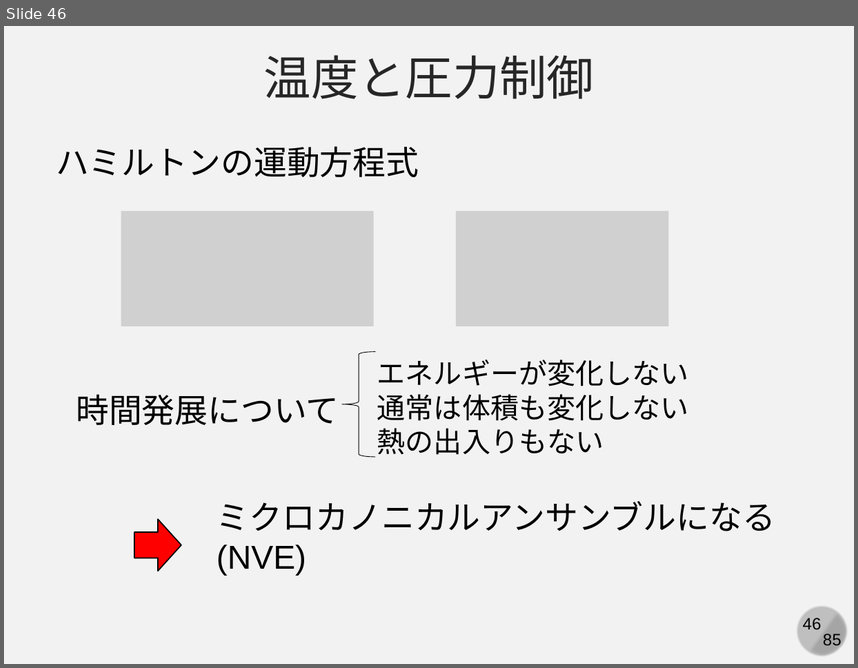
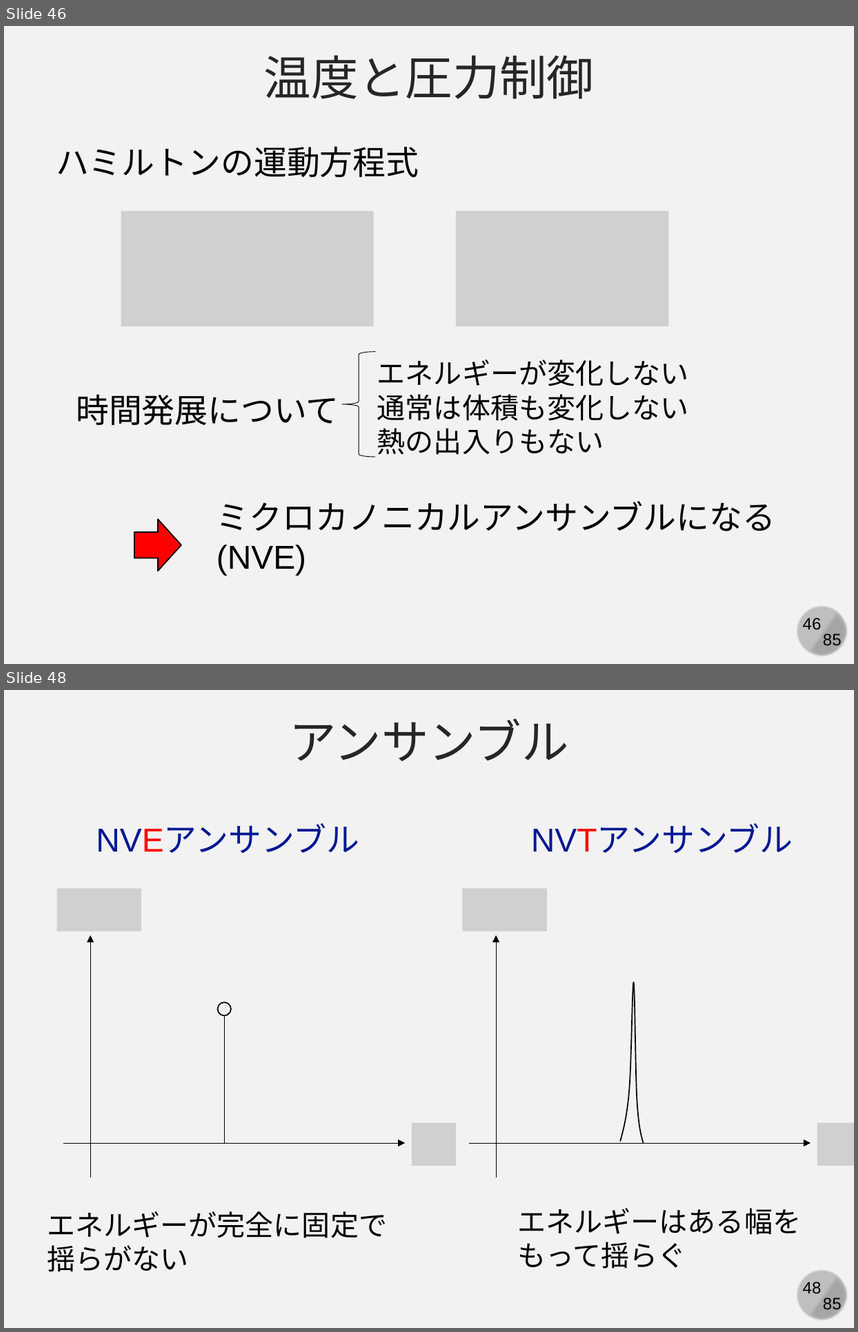
Before and after one commit to kaityo256/simulation_engineering, a slide deck: 06_md_observable/simulation06.pptx. Shown one above the other, each under a label of ours: slide 46 before the commit, slides 46 and 48 after it; the slides between them are not shown. The pictures are 858x668 and 858x1332 pixels, drawn with LibreOffice and Linux fonts; fonts in the diff are those of the drawing; grey boxes stand for pictures. Boxes give left, top, right and bottom in pixels: in the first picture for what was removed or moved away, otherwise in the second. Text is boxed around its words. In the diff, an @@ line names an element or a change of style, - is before the commit and + after.

```diff
--- a/06_md_observable/simulation06.pptx
+++ b/06_md_observable/simulation06.pptx
@@ slide 48 added at (4,690,854,1328), background #F2F2F2; not listed: 4 template elements that a slide beside it also shows @@
@@ text added at (289,718,569,761), 40 pt, text #262626 @@
+アンサンブル
@@ text added at (96,825,359,853), 28 pt, text #011893 @@
+NVEアンサンブル
@@ text added at (531,825,793,853), 28 pt, text #011893 @@
+NVTアンサンブル
@@ picture added at (56,888,141,931) @@
@@ picture added at (462,888,546,931) @@
@@ arrow added from (91, 1177) to (91, 935), #000000 0.5 pt @@
@@ arrow added from (496, 1177) to (496, 935), #000000 0.5 pt @@
@@ freeform shape added at (620,983,643,1143), outline #000000 1 pt @@
@@ ellipse added at (217,1002,231,1016), outline #000000 1 pt @@
@@ line added from (224, 1142) to (224, 1016), #000000 0.5 pt @@
@@ picture added at (412,1123,456,1165) @@
@@ picture added at (818,1123,854,1165) @@
@@ arrow added from (63, 1142) to (406, 1142), #000000 0.5 pt @@
@@ arrow added from (469, 1142) to (811, 1142), #000000 0.5 pt @@
@@ text added at (47,1211,387,1272), 24 pt, text #000000 @@
+エネルギーが完全に固定で
+揺らがない
@@ text added at (517,1208,801,1268), 24 pt, text #000000 @@
+エネルギーはある幅を
+もって揺らぐ
```
Also in this commit, not shown: 1 slide changed, 7 other slides added.
